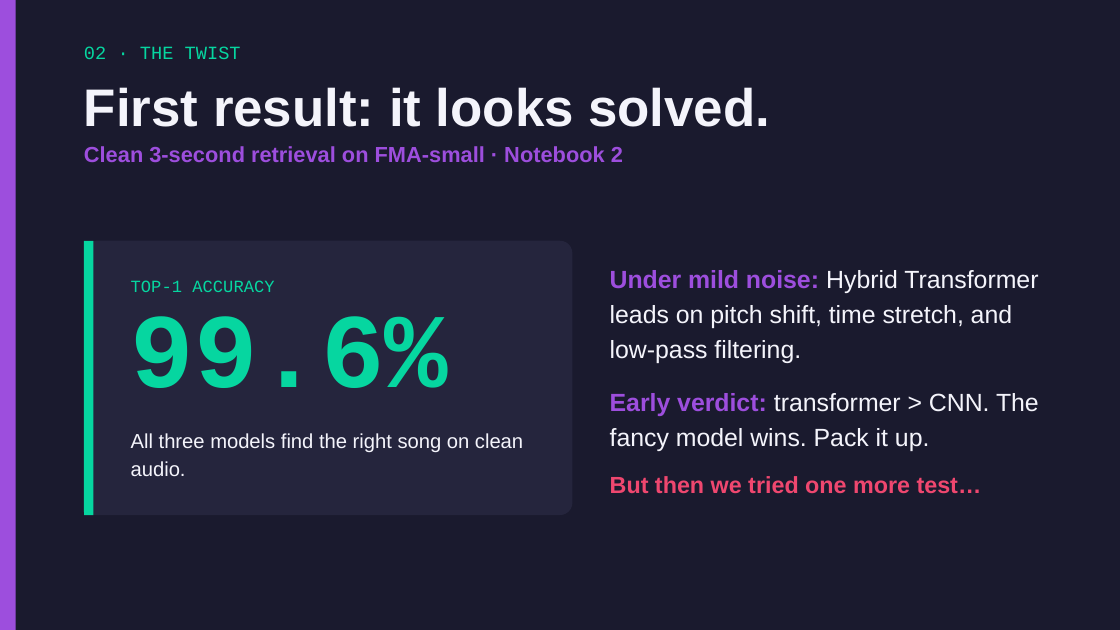
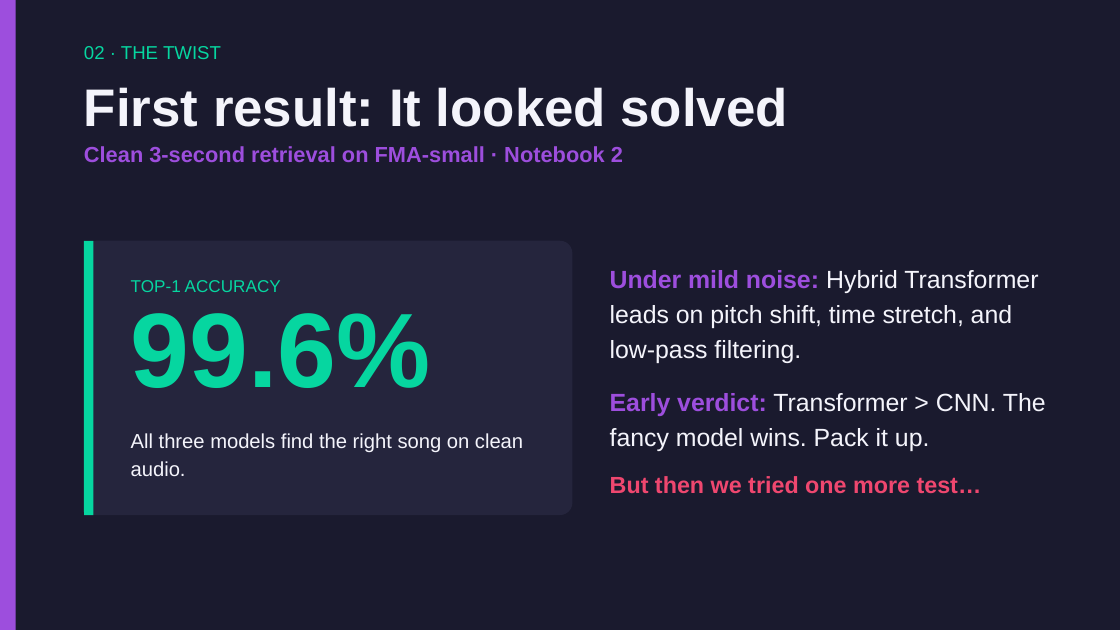
Before and after one commit to Ari-S-123/transformer-fingerprinting, a slide deck: slide 8 of Transformer-Fingerprinting-Presentation.pptx. Drawn at 1120x630 pixels with LibreOffice and Linux fonts; fonts in the diff are those of the drawing. Boxes give left, top, right and bottom in pixels: in the first picture for what was removed or moved away, otherwise in the second. Text is boxed around its words. In the diff, an @@ line names an element or a change of style, - is before the commit and + after.

```diff
--- a/Transformer-Fingerprinting-Presentation.pptx
+++ b/Transformer-Fingerprinting-Presentation.pptx
@@ text at <box>84,87,788,127</box>: text changed @@
-First result: it looks solved.
+First result: It looked solved
@@ font Courier New to Arial in 3 elements at <box>84,46,221,59</box>, <box>131,280,281,292</box>, <box>131,313,431,388</box> @@
@@ text at <box>610,393,1046,451</box>: text changed @@
-Early verdict: transformer > CNN. The fancy model wins. Pack it up.
+Early verdict: Transformer > CNN. The fancy model wins. Pack it up.
```
Also in this commit, not shown: 17 other slides changed.
